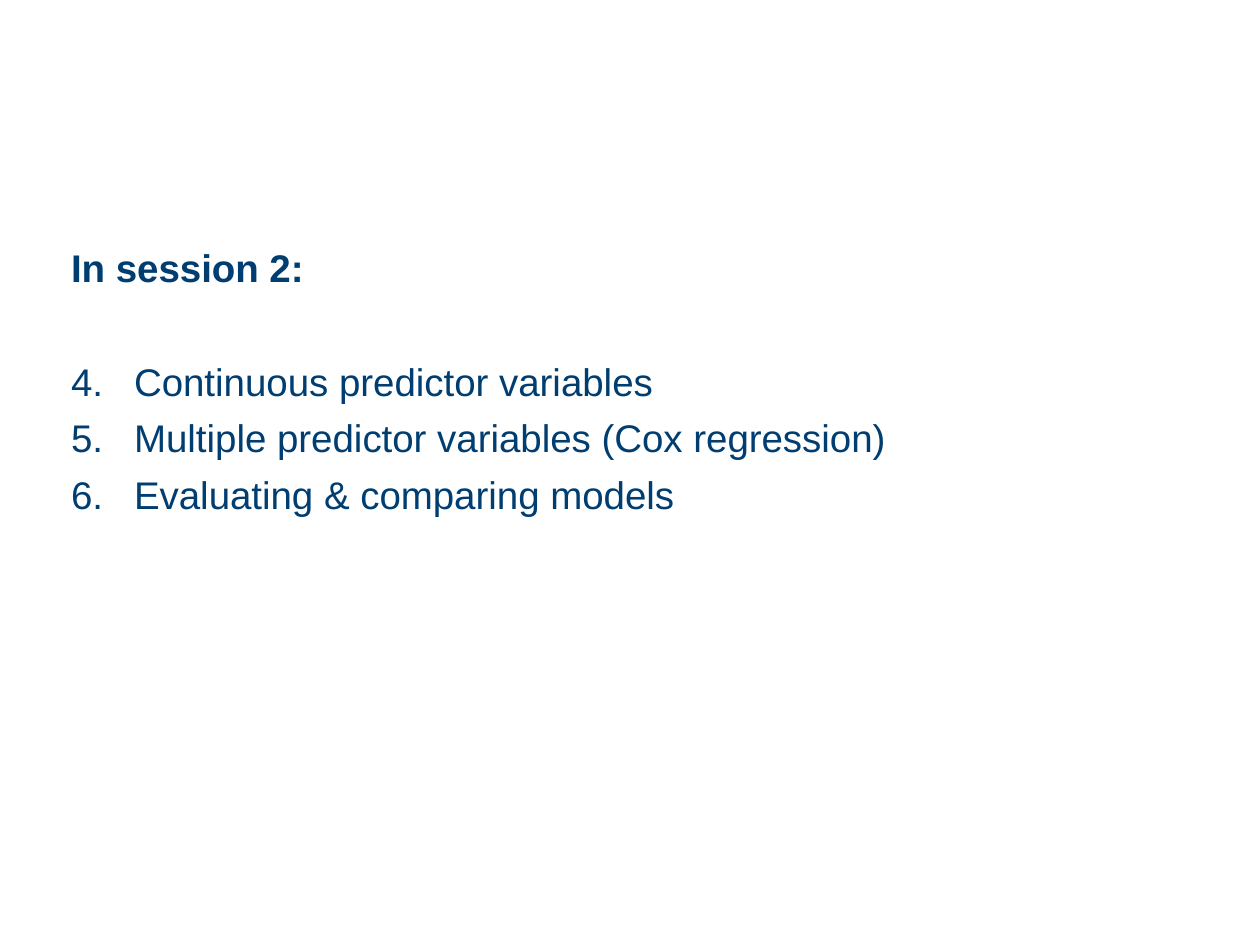
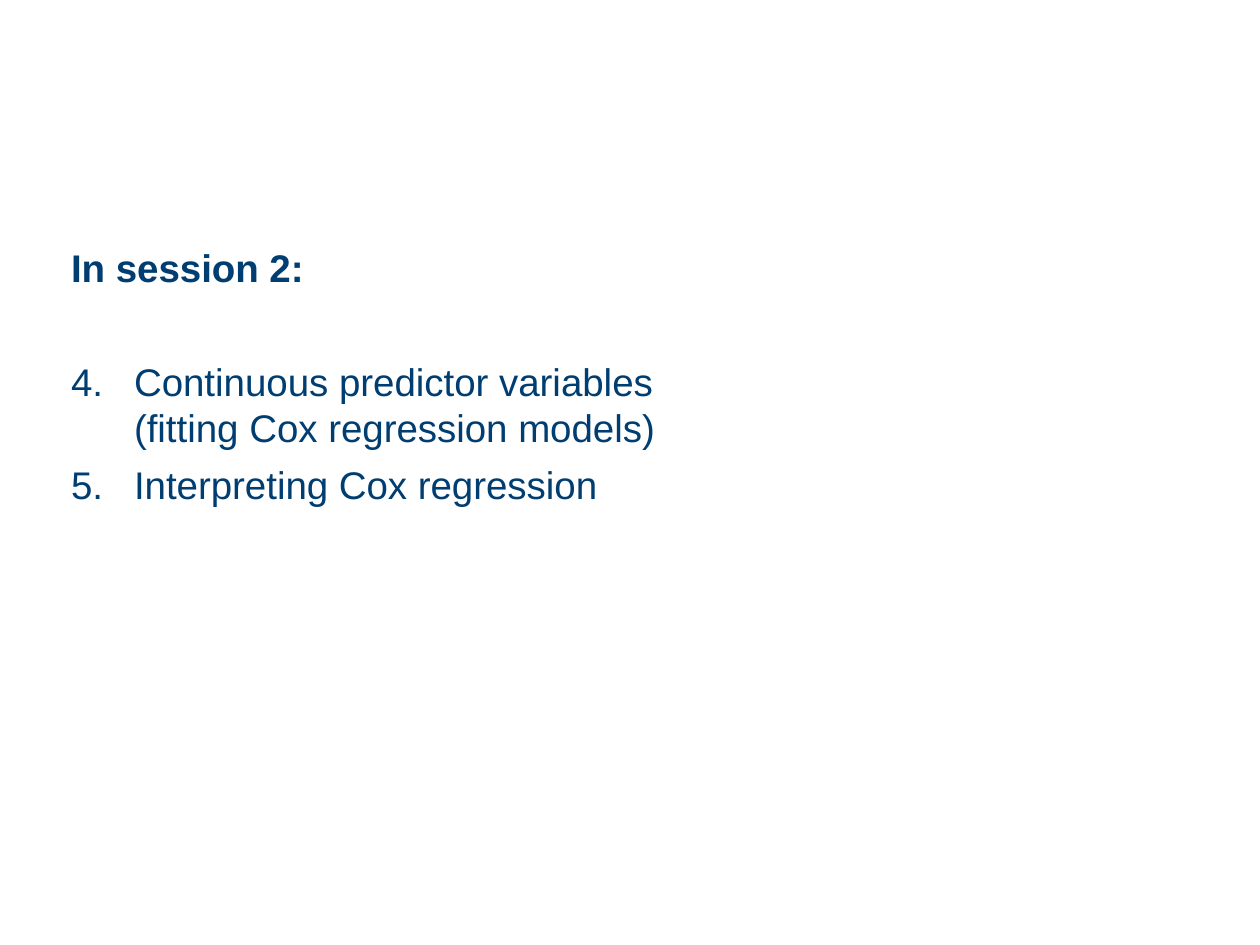
Before and after one commit to cambiotraining/stats-survival-analysis, a slide deck: slide 69 of survival-analysis-draft.pptx (slide 70 before the commit). Drawn at 1260x945 pixels with LibreOffice and Linux fonts; fonts in the diff are those of the drawing; background and template pictures are left out. Boxes give left, top, right and bottom in pixels: in the first picture for what was removed or moved away, otherwise in the second. Text is boxed around its words. In the diff, an @@ line names an element or a change of style, - is before the commit and + after.

```diff
--- a/survival-analysis-draft.pptx
+++ b/survival-analysis-draft.pptx
@@ text at [134, 368, 655, 506]: text changed @@
-4. Continuous predictor variables
-5. Multiple predictor variables (Cox regression)
-6. Evaluating & comparing models
+4. Continuous predictor variables
+   (fitting Cox regression models)
+5. Interpreting Cox regression
```
Also in this commit, not shown: 13 other slides changed, 20 slides added, 6 slides removed, 33 other files.
